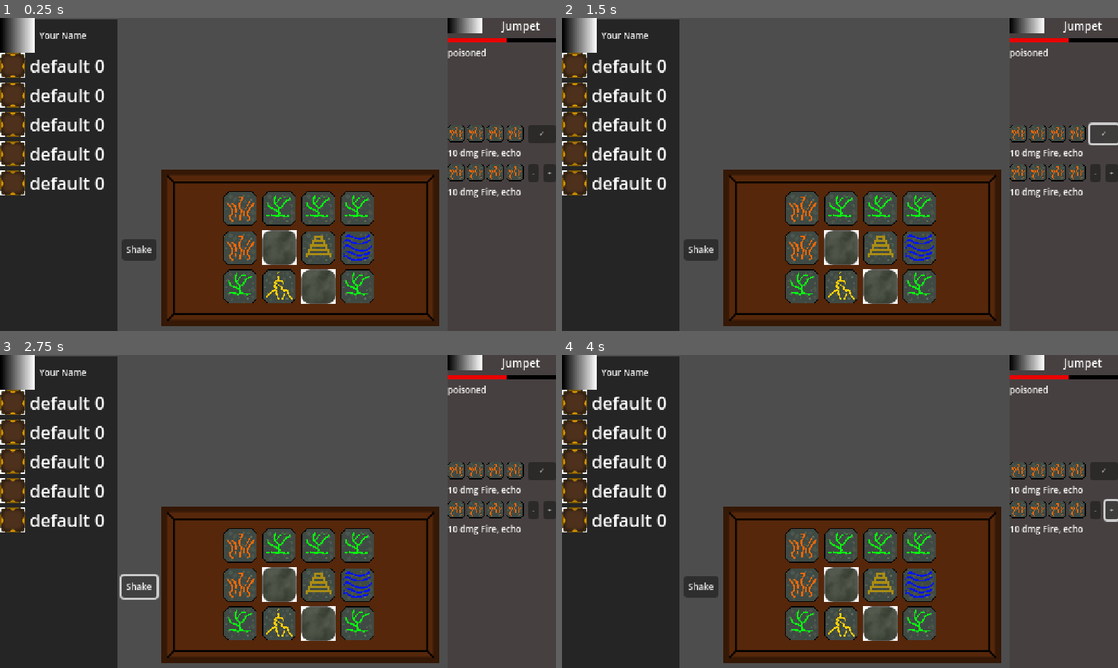
Above: before the commit, frames 1-4 (two rows, left to right).
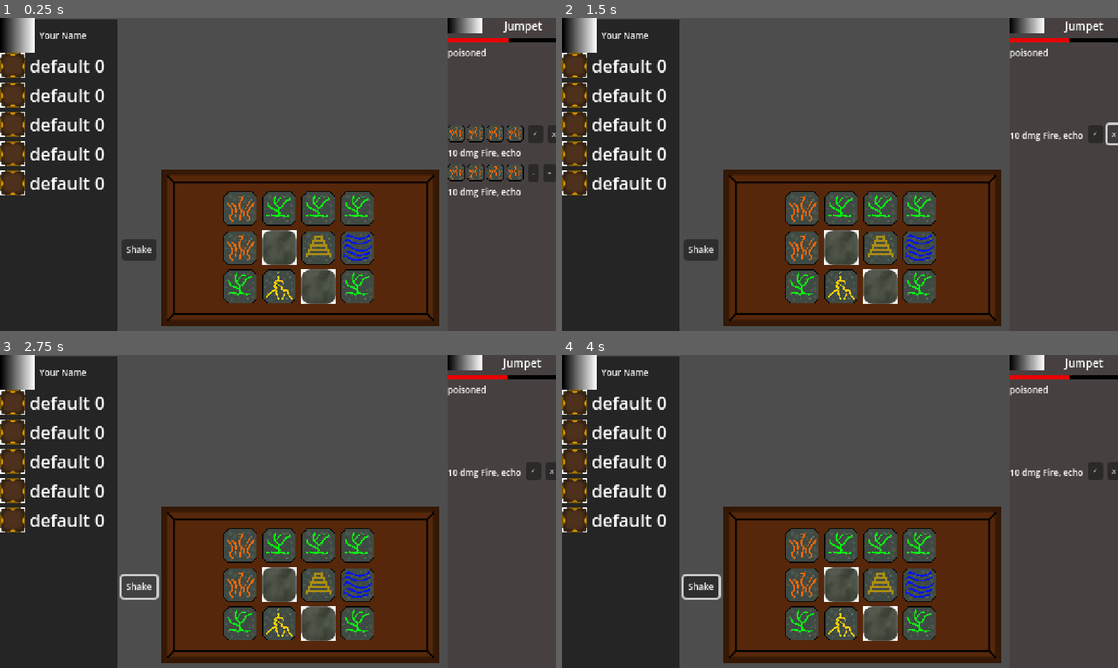
Above: after the commit, the same moments.

Repository: brianhall1313/rune-box-dice-roller
Game: Godot game, scene res://scenes/encounter.tscn
The game is run twice, just before and just after one commit, with the same random seed, the same clock (stepped at 60 frames per second) and the same inputs. The project has no main scene, so this scene is started directly.
Inputs (mouse positions are in pixels of both pictures, inside the frame that each line leads up to):
- Up to frame 1 (0.25 s): no input
- Up to frame 2 (1.5 s): click "✓" at 0.5 s; click (1112, 133) at 1.25 s, where only the run after the commit has a clickable "X"
- Up to frame 3 (2.75 s): click "Shake" at 2 s
- Up to frame 4 (4 s): click (1095, 508) at 2.75 s, where only the run before the commit has a clickable "-"; click (1112, 508) at 3.5 s, where only the run before the commit has a clickable "+"

The runs differ from the first frame. In frame 1, 0.2% of the frame differs, in the area x 90-100%, y 1-40%; in frame 2, 1.3%; in frame 3, 1.3%; in frame 4, 1.4%, in the area x 21-100%, y 1-79%.

Commit message:
geting active spell hooked up and playing nice

Diff:
--- a/globals/GlobalSignalBus.gd
+++ b/globals/GlobalSignalBus.gd
@@ -2,3 +2,6 @@
 
 
 signal rune_interaction(rune)
+
+signal spell_confirm
+signal spell_cancel
--- a/scenes/active_spell.tscn
+++ b/scenes/active_spell.tscn
@@ -10,9 +10,19 @@
 [node name="rune_spell" parent="HBoxContainer" instance=ExtResource("1_gs3yd")]
 layout_mode = 2
 
-[node name="Button" type="Button" parent="HBoxContainer"]
+[node name="confirm" type="Button" parent="HBoxContainer"]
 layout_mode = 2
 size_flags_horizontal = 3
 size_flags_vertical = 0
 theme_override_font_sizes/font_size = 6
 text = "✓"
+
+[node name="cancel" type="Button" parent="HBoxContainer"]
+layout_mode = 2
+size_flags_horizontal = 3
+size_flags_vertical = 0
+theme_override_font_sizes/font_size = 6
+text = "X"
+
+[connection signal="pressed" from="HBoxContainer/confirm" to="HBoxContainer/rune_spell" method="_on_confirm_pressed"]
+[connection signal="pressed" from="HBoxContainer/cancel" to="HBoxContainer/rune_spell" method="_on_cancel_pressed"]
--- a/scenes/encounter.gd
+++ b/scenes/encounter.gd
@@ -12,16 +12,35 @@
 
 func connect_to_global_signal_bus() -> void:
 	GlobalSignalBus.connect("rune_interaction",rune_interaction)
+	GlobalSignalBus.connect("spell_confirm",queue_spell)
+	GlobalSignalBus.connect("spell_cancel",clear_spell)
+
+func queue_spell() -> void:
+	# if spell valid
+	if len(current_spell_selection) > 1:
+		spell_queue.append(current_spell_selection)
+		current_spell_selection = []
+	_update_ui()
+
+func clear_spell() -> void:
+	for die in current_spell_selection:
+		die.set_selected(false)
+	current_spell_selection = []
+	_update_ui()
 
 func rune_interaction(die) -> void:
 	if die in current_spell_selection:
 		die.set_selected(false)
 		current_spell_selection.erase(die)
 	elif len(current_spell_selection) < 4:
+		print("want to append a die")
 		current_spell_selection.append(die)
+		print("new spell length ", len(current_spell_selection))
 	else:
 		#TODO alert the player that the spell is full
 		die.set_selected(false)
-		spell_queue.append(current_spell_selection)
-		current_spell_selection = []
+	_update_ui()
+
+func _update_ui():
+	print(current_spell_selection)
 	ui.update_right_panel({"queue":spell_queue,"active":current_spell_selection})
--- a/scenes/right_panel.gd
+++ b/scenes/right_panel.gd
@@ -9,9 +9,13 @@
 
 func update(args:Dictionary)->void:
 	if args.has("spell"):
+		print(args["spell"])
 		for child in queued_spells.get_children():
 			child.queue_free()
 		for spell in args["spell"]["queue"]:
 			var new = queued_spell_box.instantiate()
 			queued_spells.add_child(new)
 			new.get_child(0).setup(spell)
+		print("want to update active spell too")
+		print(args["spell"]["active"])
+		active_spell.get_child(0).get_child(0).setup(args["spell"]["active"])
--- a/scenes/rune_spell.gd
+++ b/scenes/rune_spell.gd
@@ -11,10 +11,20 @@
 
 
 func setup(spell)->void:
+	print("called setup for ", self)
+	print("the spell is ",spell)
 	for i in 4:
-		if spell[i]:
-			var type = spell[i].die_type
-			var face = spell[i].current_glyph
-			glyphs[i].texture = Global.glyph_list[type][face]
+		print("i is ", i)
+		if len(spell) > i:
+			glyphs[i].texture = spell[i].texture
+			glyphs[i].show()
 		else:
 			glyphs[i].hide()
+
+
+func _on_confirm_pressed() -> void:
+	GlobalSignalBus.spell_confirm.emit()
+	 # Replace with function body.
+
+func _on_cancel_pressed() -> void:
+	GlobalSignalBus.spell_cancel.emit() # Replace with function body.
